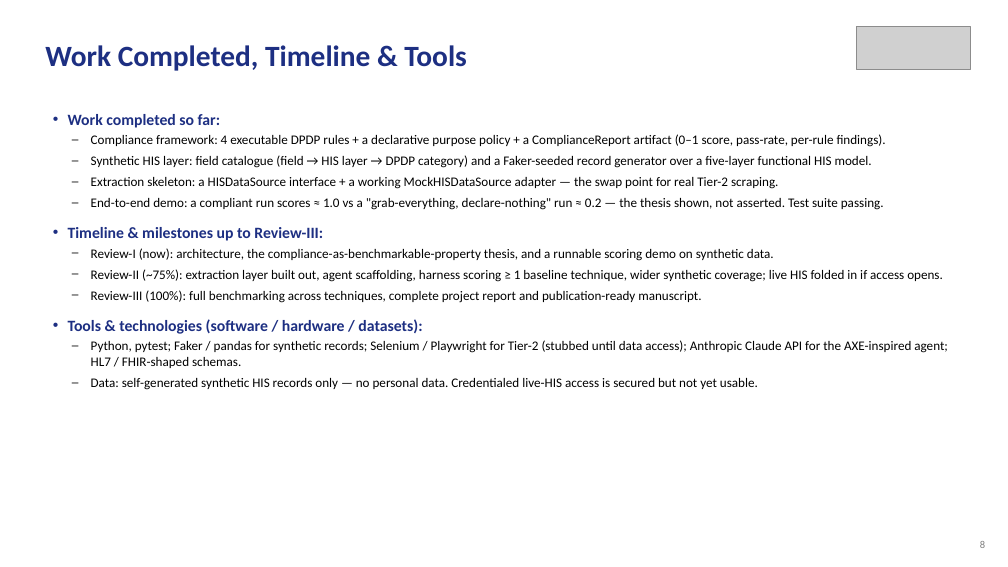
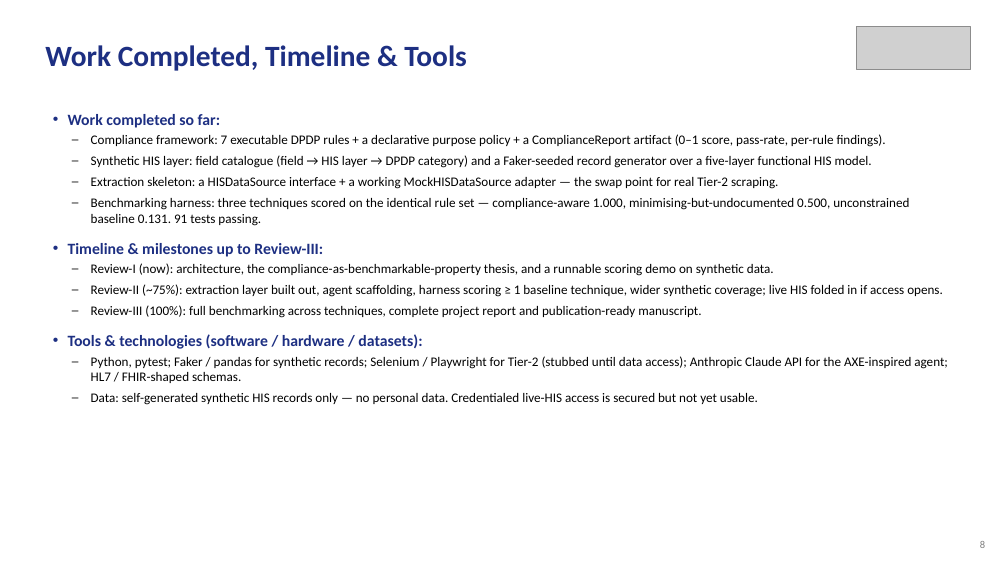
Before and after one commit to aysk1209/his-scraping-dpdp-project, a slide deck: slide 8 of Review-I.pptx. Drawn at 1008x567 pixels with LibreOffice and Linux fonts; fonts in the diff are those of the drawing; grey boxes stand for pictures. Boxes give left, top, right and bottom in pixels: in the first picture for what was removed or moved away, otherwise in the second. Text is boxed around its words. In the diff, an @@ line names an element or a change of style, - is before the commit and + after.

```diff
--- a/Review-I.pptx
+++ b/Review-I.pptx
@@ text at <box>91,134,886,147</box>: text changed @@
-  – Compliance framework: 4 executable DPDP rules + a declarative purpose policy + a ComplianceReport artifact (0–1 score, pass-rate, per-rule findings).
+  – Compliance framework: 7 executable DPDP rules + a declarative purpose policy + a ComplianceReport artifact (0–1 score, pass-rate, per-rule findings).
@@ text at <box>91,198,909,226</box>: text changed @@
-  – End-to-end demo: a compliant run scores ≈ 1.0 vs a "grab-everything, declare-nothing" run ≈ 0.2 — the thesis shown, not asserted. Test suite passing.
+  – Benchmarking harness: three techniques scored on the identical rule set — compliance-aware 1.000, minimising-but-undocumented 0.500, unconstrained baseline 0.131. 91 tests passing.
```
Also in this commit, not shown: 3 other slides changed.
